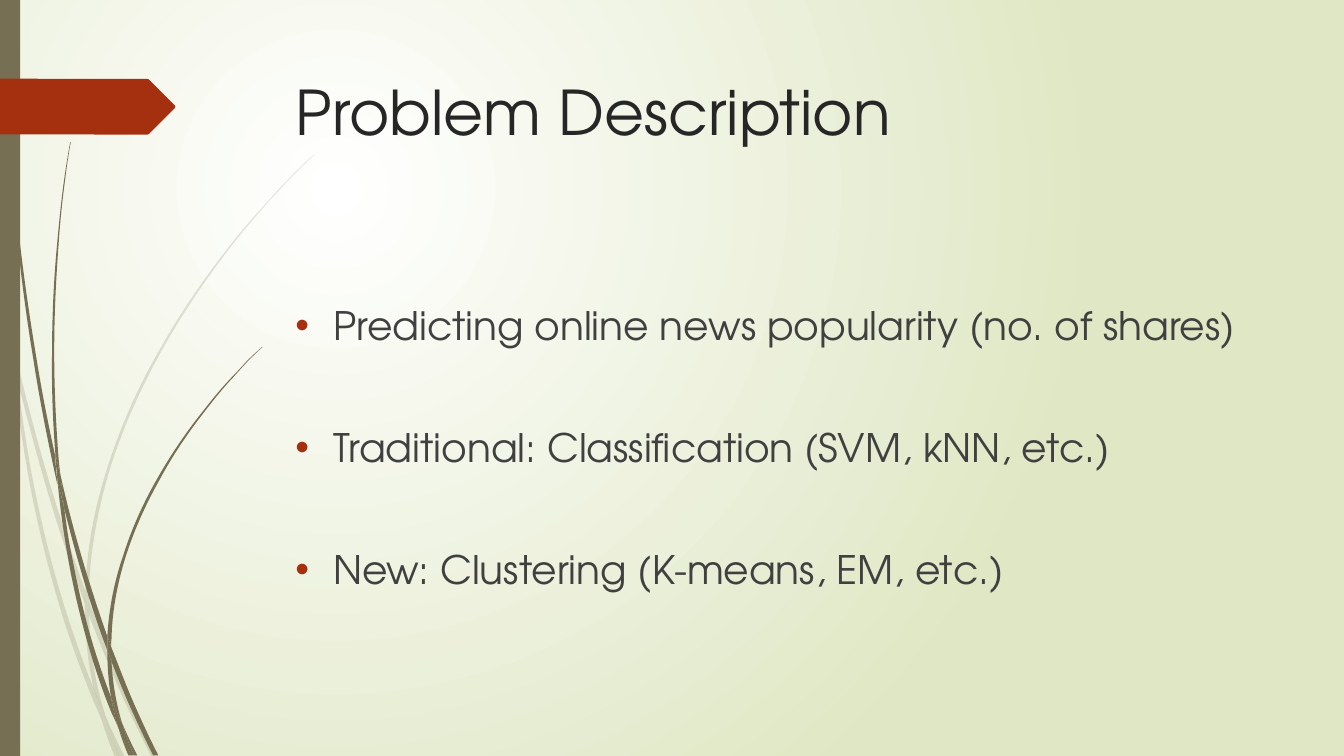
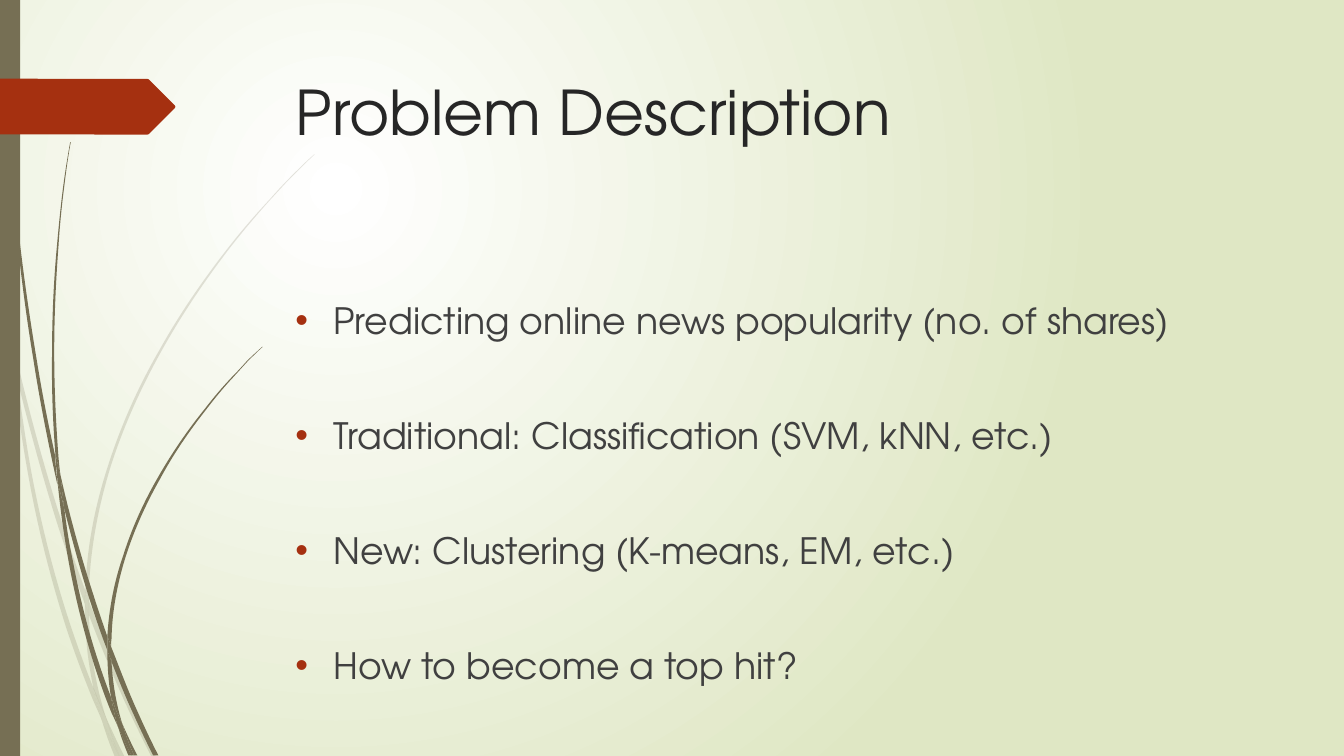
Before and after one commit to XiaokuanOSU/ML-Project, a slide deck: slide 2 of PPTGroup10.pptx. Drawn at 1344x756 pixels with LibreOffice and Linux fonts; fonts in the diff are those of the drawing. Boxes give left, top, right and bottom in pixels: in the first picture for what was removed or moved away, otherwise in the second. Text is boxed around its words. In the diff, an @@ line names an element or a change of style, - is before the commit and + after.

Commit message:
add something new

```diff
--- a/PPTGroup10.pptx
+++ b/PPTGroup10.pptx
@@ text at [333, 307, 1169, 572]: size 28 to 25.9 pt in "Predicting online news popularity (no. of shares)", "Traditional: Classification (SVM, kNN, etc.)", "New: Clustering (K-means, EM, etc.)" @@
@@ text at [333, 651, 797, 686]: paragraph added @@
+• How to become a top hit?
```
